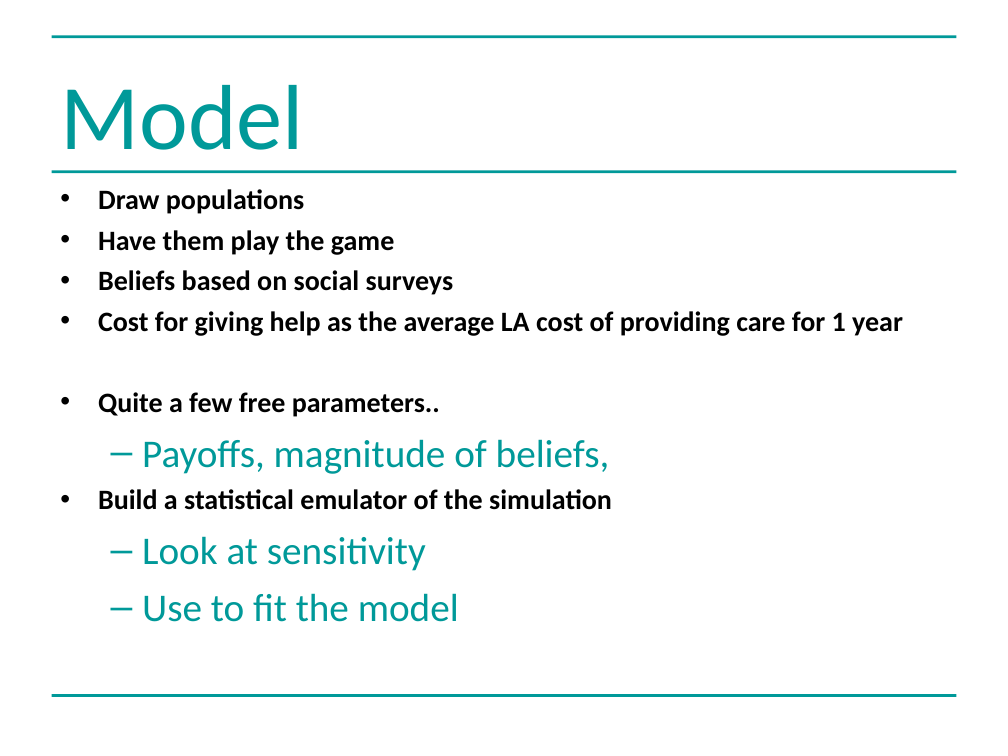
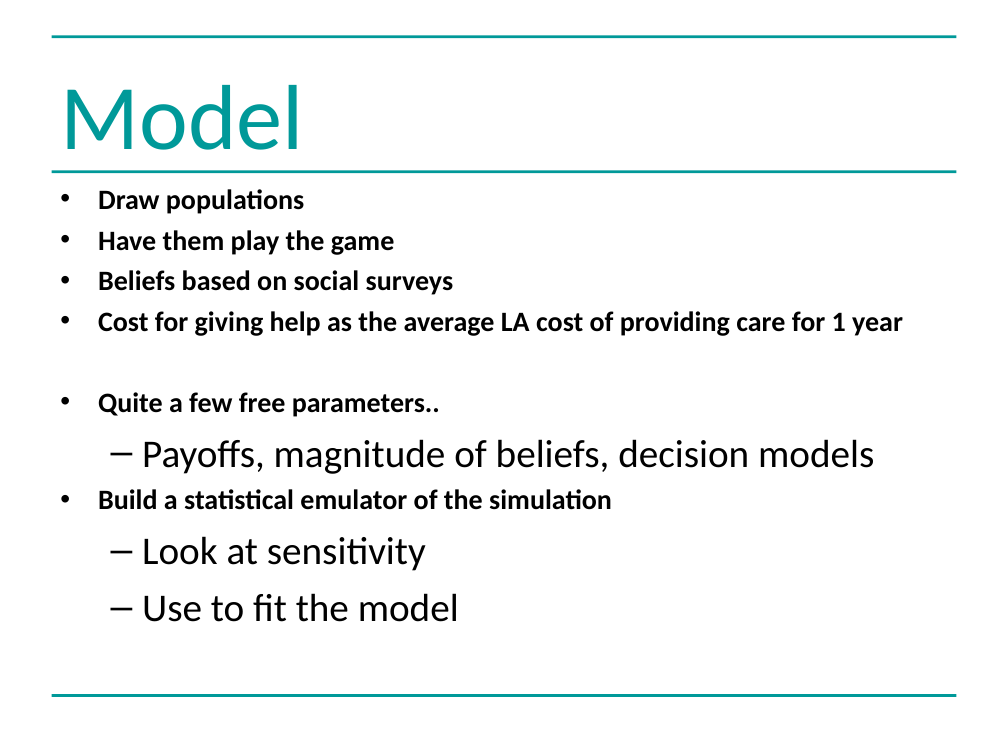
Before and after one commit to greenape/bsps2015, a slide deck: slide 12 of presentation/risky_aging_bsps.ppt. Drawn at 1008x756 pixels with LibreOffice and Linux fonts; fonts in the diff are those of the drawing. Boxes give left, top, right and bottom in pixels: in the first picture for what was removed or moved away, otherwise in the second. Text is boxed around its words. In the diff, an @@ line names an element or a change of style, - is before the commit and + after.

```diff
--- a/presentation/risky_aging_bsps.ppt
+++ b/presentation/risky_aging_bsps.ppt
@@ text at bbox=[142, 439, 874, 474]: text changed; text colour #009999 to #000000 @@
-  – Payoffs, magnitude of beliefs,
+  – Payoffs, magnitude of beliefs, decision models
@@ text at bbox=[142, 536, 459, 622]: text colour #009999 to #000000 in "Look at sensitivity", "Use to fit the model"; bullet colour #009999 to #000000 @@
```
Also in this commit, not shown: 1 other slide changed, 1 slide removed.
